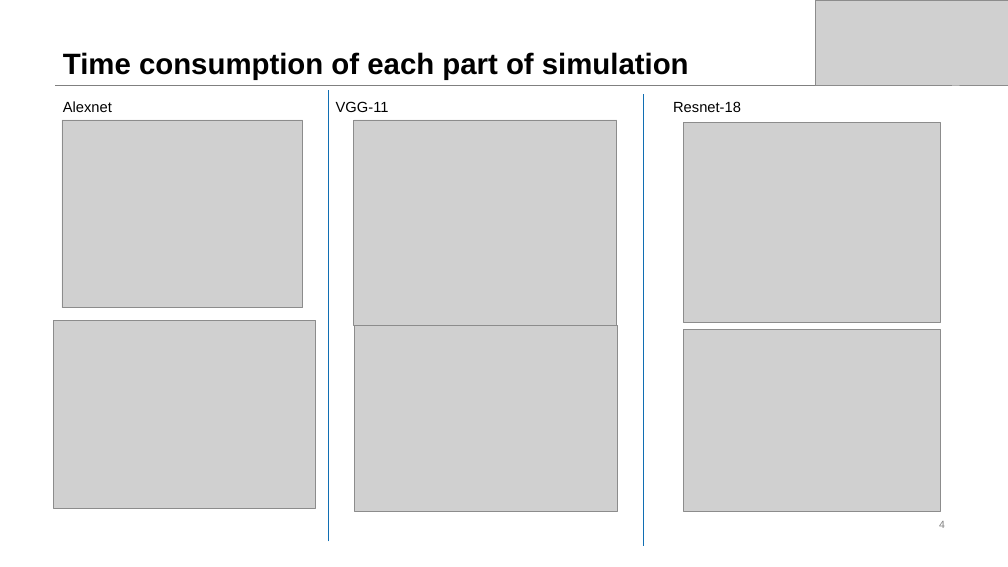
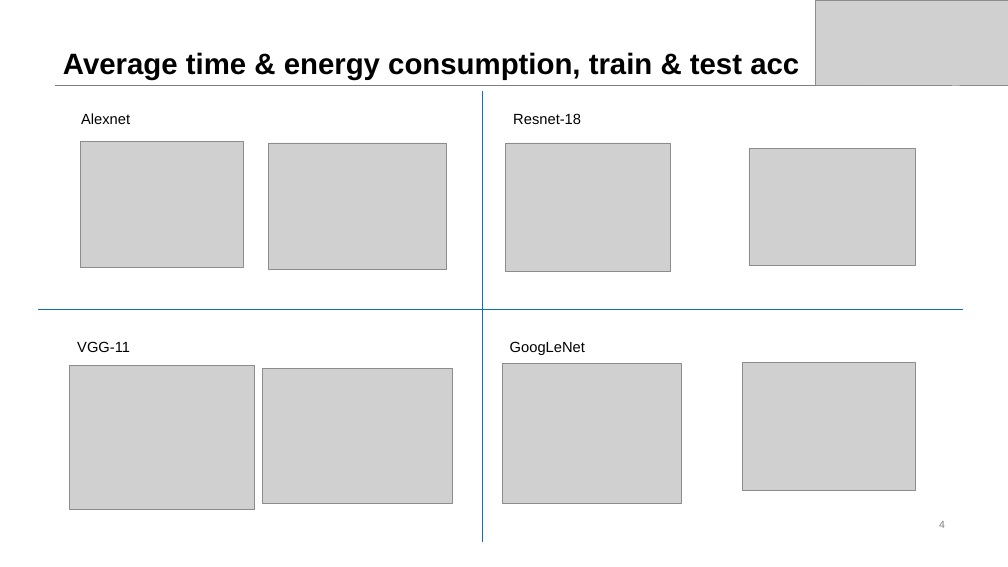
Before and after one commit to dtjgp/GreenAI, a slide deck: slide 4 of presentation/5th_presentation/GreenAI_5th.pptx. Drawn at 1008x567 pixels with LibreOffice and Linux fonts; fonts in the diff are those of the drawing; grey boxes stand for pictures. Boxes give left, top, right and bottom in pixels: in the first picture for what was removed or moved away, otherwise in the second. Text is boxed around its words. In the diff, an @@ line names an element or a change of style, - is before the commit and + after.

```diff
--- a/presentation/5th_presentation/GreenAI_5th.pptx
+++ b/presentation/5th_presentation/GreenAI_5th.pptx
@@ title at (63,52,799,80): text changed @@
-Time consumption of each part of simulation
+Average time & energy consumption, train & test acc
@@ text "Alexnet": place and size @@
-text "Alexnet" at (63,101,112,112)
+text "Alexnet" at (81,113,130,124)
@@ line moved from (328, 541) - (328, 90) to (482, 542) - (482, 91) @@
@@ text "Resnet-18": place and size @@
-text "Resnet-18" at (673,101,741,112)
+text "Resnet-18" at (513,113,581,124)
@@ picture: place and size @@
-picture at (62,120,302,309)
+picture at (81,141,243,268)
@@ picture: place and size @@
-picture at (53,321,316,509)
+picture at (269,143,447,270)
@@ picture: place and size @@
-picture at (684,123,941,323)
+picture at (506,143,671,271)
@@ picture: place and size @@
-picture at (684,330,941,511)
+picture at (749,148,916,266)
@@ line moved from (644, 546) - (644, 95) to (963, 309) - (39, 309) @@
@@ text "VGG-11": place and size @@
-text "VGG-11" at (336,101,389,112)
+text "VGG-11" at (77,341,130,352)
@@ text added at (510,341,585,355), 14 pt, text #000000 @@
+GoogLeNet
@@ picture: place and size @@
-picture at (354,120,617,326)
+picture at (70,365,254,510)
@@ picture: place and size @@
-picture at (355,325,618,511)
+picture at (262,368,453,503)
@@ picture added at (502,364,681,504) @@
@@ picture added at (743,363,916,490) @@
```
Also in this commit, not shown: 3 other slides changed, 3 other files.
